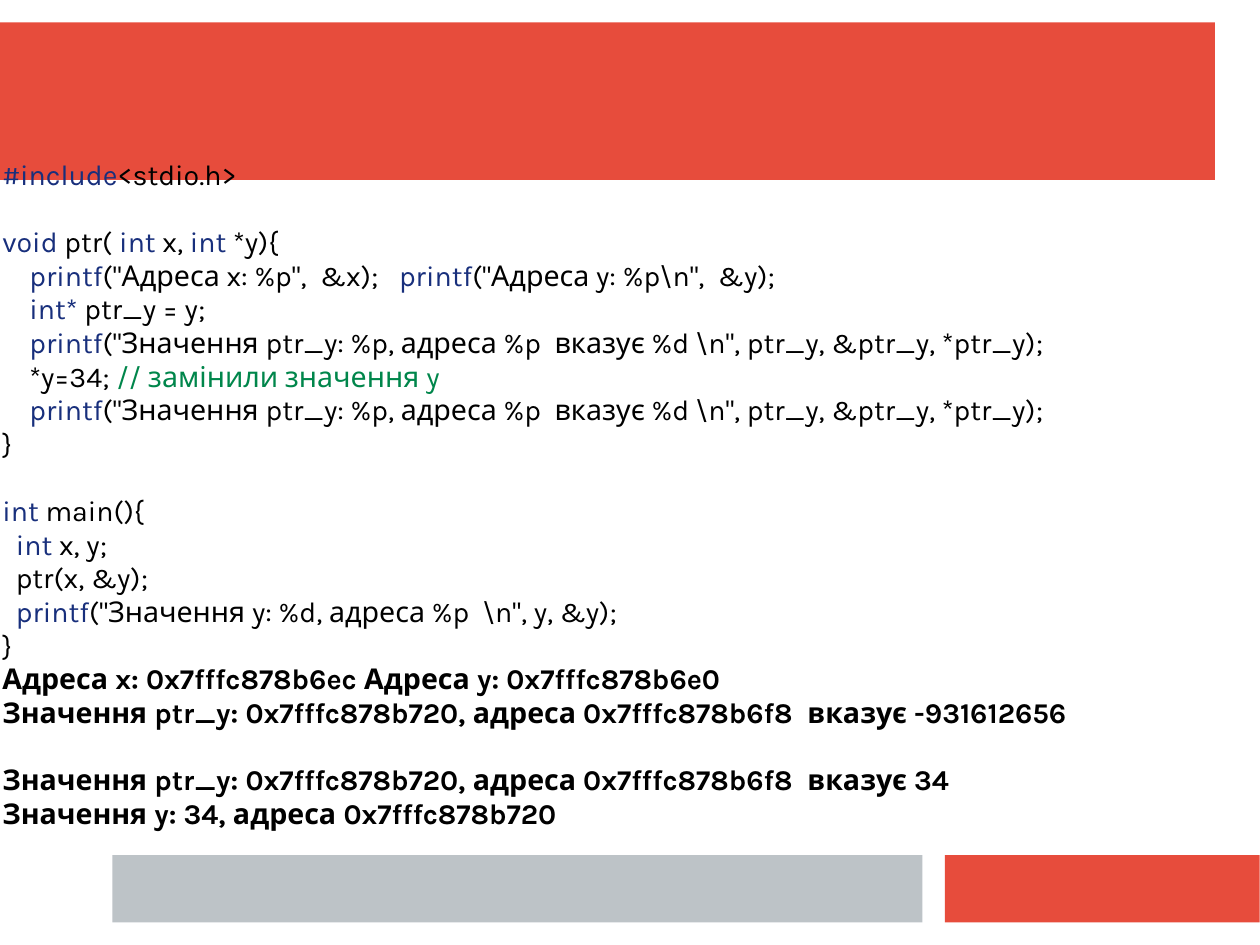
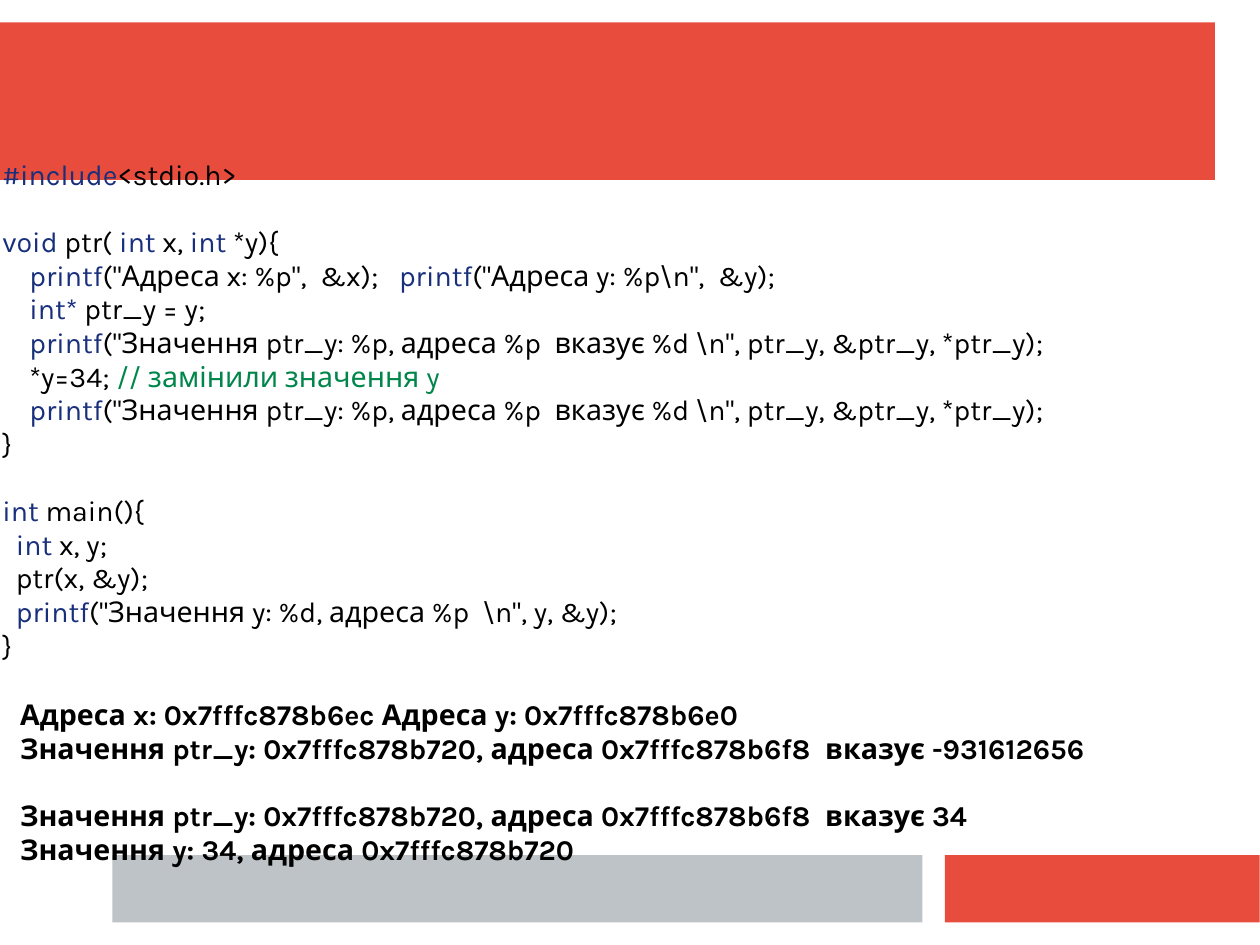
Before and after one commit to mecchmatProjects/CppCourse, a slide deck: slide 13 of Lect03/CppTutorUkr2.ppt. Drawn at 1260x945 pixels with LibreOffice and Linux fonts; fonts in the diff are those of the drawing. Boxes give left, top, right and bottom in pixels: in the first picture for what was removed or moved away, otherwise in the second. Text is boxed around its words. In the diff, an @@ line names an element or a change of style, - is before the commit and + after.

Commit message:
small fixes t 3rd lecture

```diff
--- a/Lect03/CppTutorUkr2.ppt
+++ b/Lect03/CppTutorUkr2.ppt
@@ text at box(2, 668, 1066, 831): paragraphs removed @@
-Адреса x: 0x7fffc878b6ec Адреса y: 0x7fffc878b6e0
-Значення ptr_y: 0x7fffc878b720, адреса 0x7fffc878b6f8 вказує -931612656
-Значення ptr_y: 0x7fffc878b720, адреса 0x7fffc878b6f8 вказує 34
-Значення y: 34, адреса 0x7fffc878b720
@@ text added at box(20, 704, 1084, 867), 18 pt, text #000000, bold @@
+Адреса x: 0x7fffc878b6ec Адреса y: 0x7fffc878b6e0
+Значення ptr_y: 0x7fffc878b720, адреса 0x7fffc878b6f8 вказує -931612656
+Значення ptr_y: 0x7fffc878b720, адреса 0x7fffc878b6f8 вказує 34
+Значення y: 34, адреса 0x7fffc878b720
```
Also in this commit, not shown: 14 other slides changed, 1 slide added, 1 slide removed, 3 other files.
